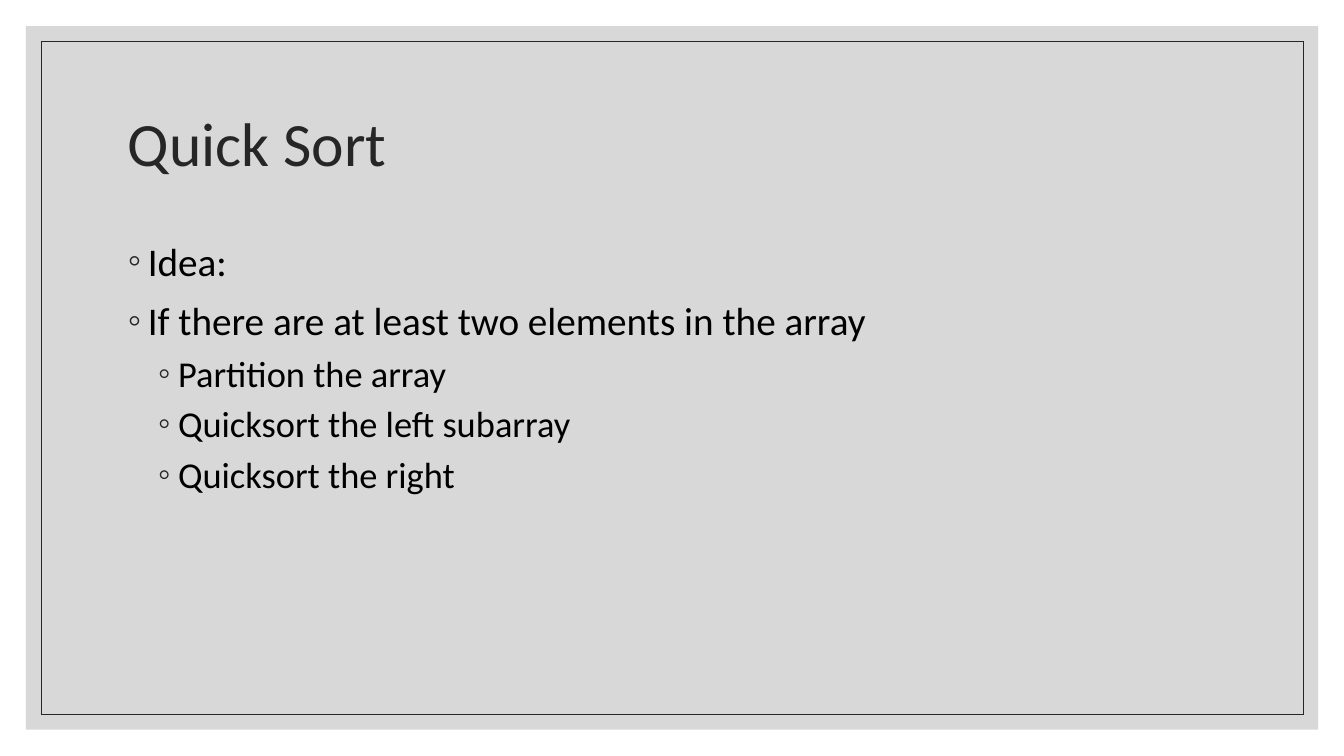
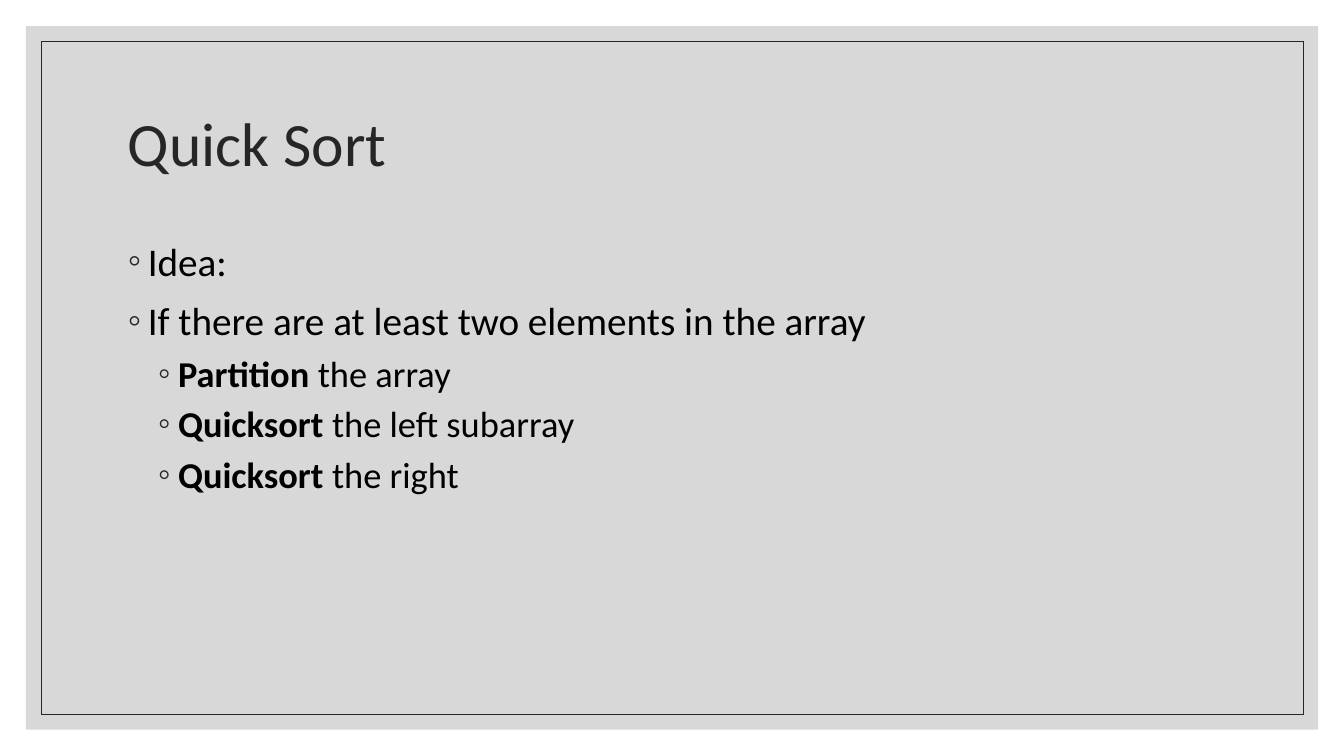
Before and after one commit to KarinaSang/Teaching, a slide deck: slide 10 of AP_Java/Week8/week8.pptx. Drawn at 1344x756 pixels with LibreOffice and Linux fonts; fonts in the diff are those of the drawing. Boxes give left, top, right and bottom in pixels: in the first picture for what was removed or moved away, otherwise in the second. Text is boxed around its words. In the diff, an @@ line names an element or a change of style, - is before the commit and + after.

```diff
--- a/AP_Java/Week8/week8.pptx
+++ b/AP_Java/Week8/week8.pptx
@@ text at box(178, 361, 574, 495): bold on in "Partition", "Quicksort", "Quicksort" @@
```
Also in this commit, not shown: 1 other slide changed, 11 other files.
